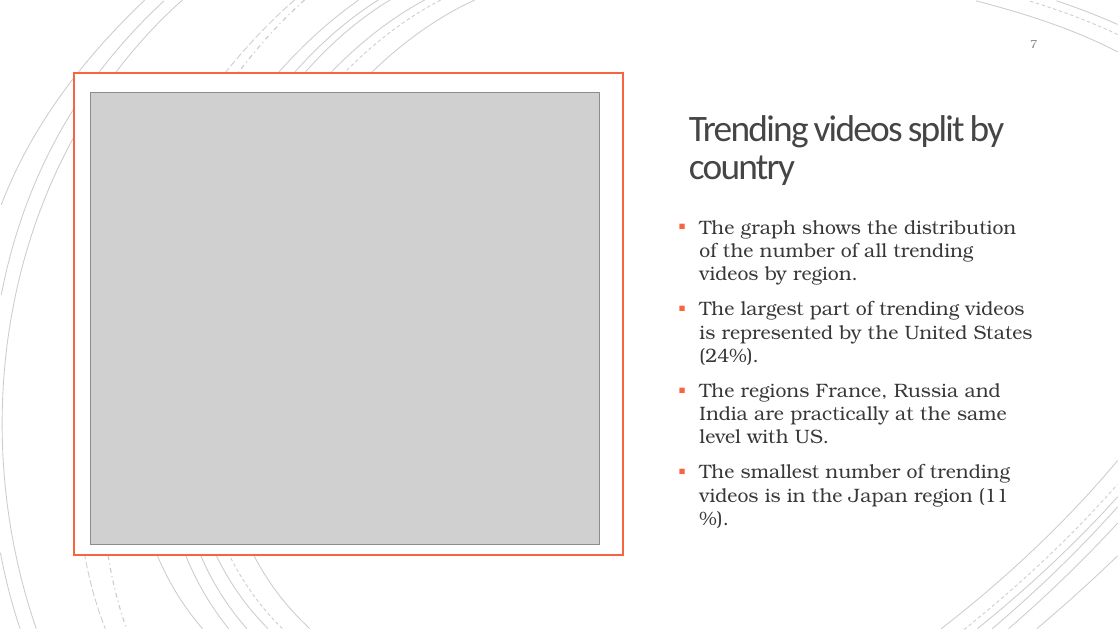
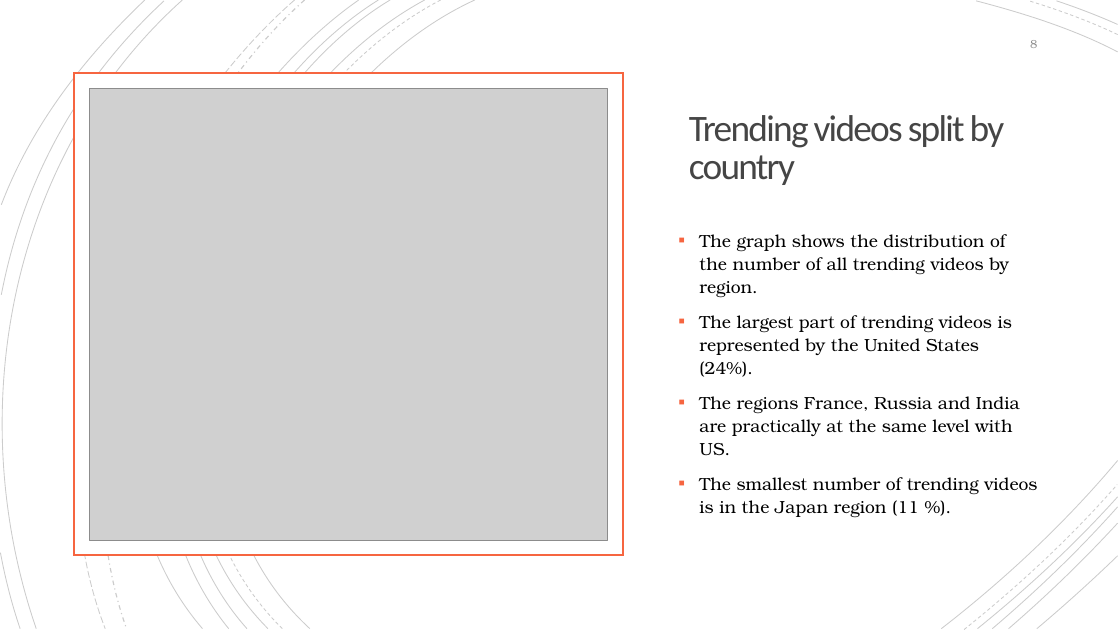
Before and after one commit to marytet/DataAnalystPortfolio, a slide deck: slide 8 of trending_video_analysis/Trending-videos history on YouTube Presentation.pptx (slide 7 before the commit). Drawn at 1120x630 pixels with LibreOffice and Linux fonts; fonts in the diff are those of the drawing; grey boxes stand for pictures. Boxes give left, top, right and bottom in pixels: in the first picture for what was removed or moved away, otherwise in the second. Text is boxed around its words. In the diff, an @@ line names an element or a change of style, - is before the commit and + after.

```diff
--- a/trending_video_analysis/Trending-videos history on YouTube Presentation.pptx
+++ b/trending_video_analysis/Trending-videos history on YouTube Presentation.pptx
@@ page number at bbox=[1030, 40, 1037, 48]: text changed @@
-7
+8
@@ picture: place and size @@
-picture at bbox=[90, 92, 599, 544]
+picture at bbox=[89, 88, 607, 540]
@@ text "The graph shows the distribution ..." at bbox=[699, 234, 1037, 517]: size 16.6 to 15 pt, text colour #383838 to #000000; line spacing 1 to 1.1 @@
```
Also in this commit, not shown: 7 other slides changed, 1 slide added, 17 other files.
